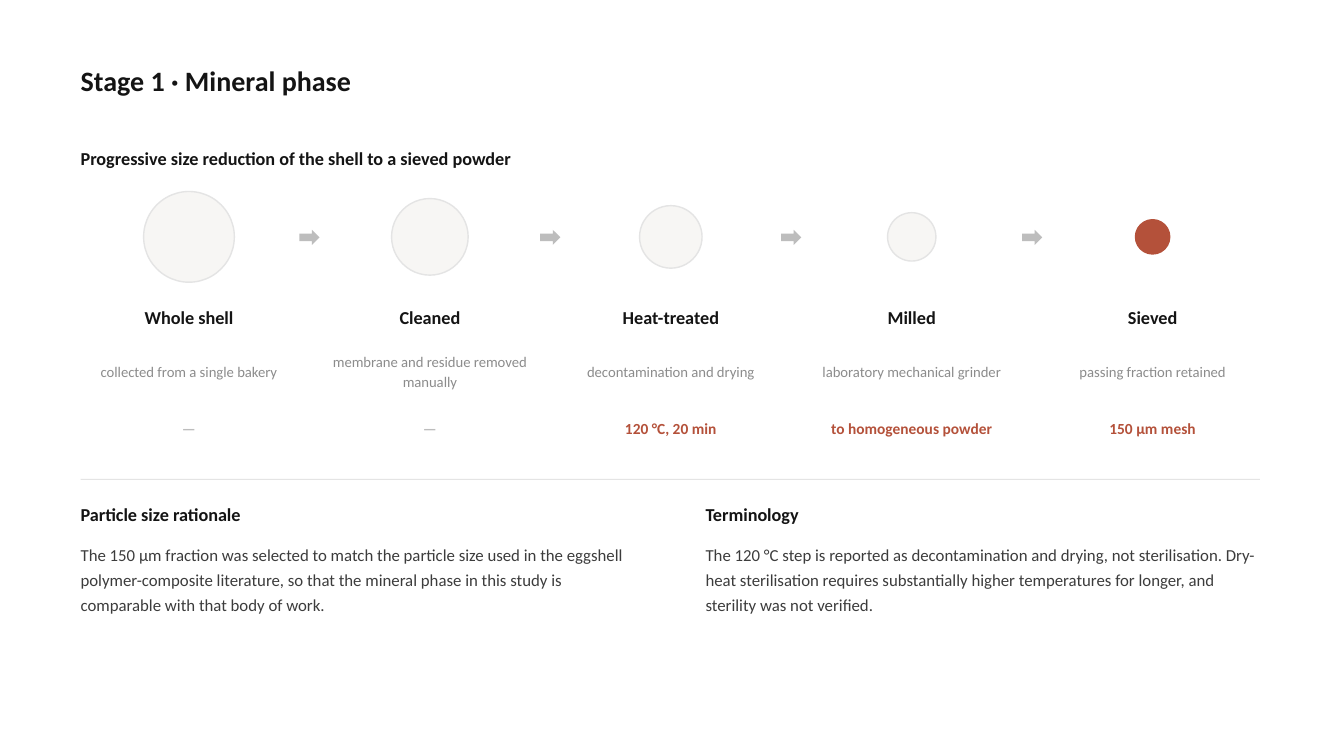
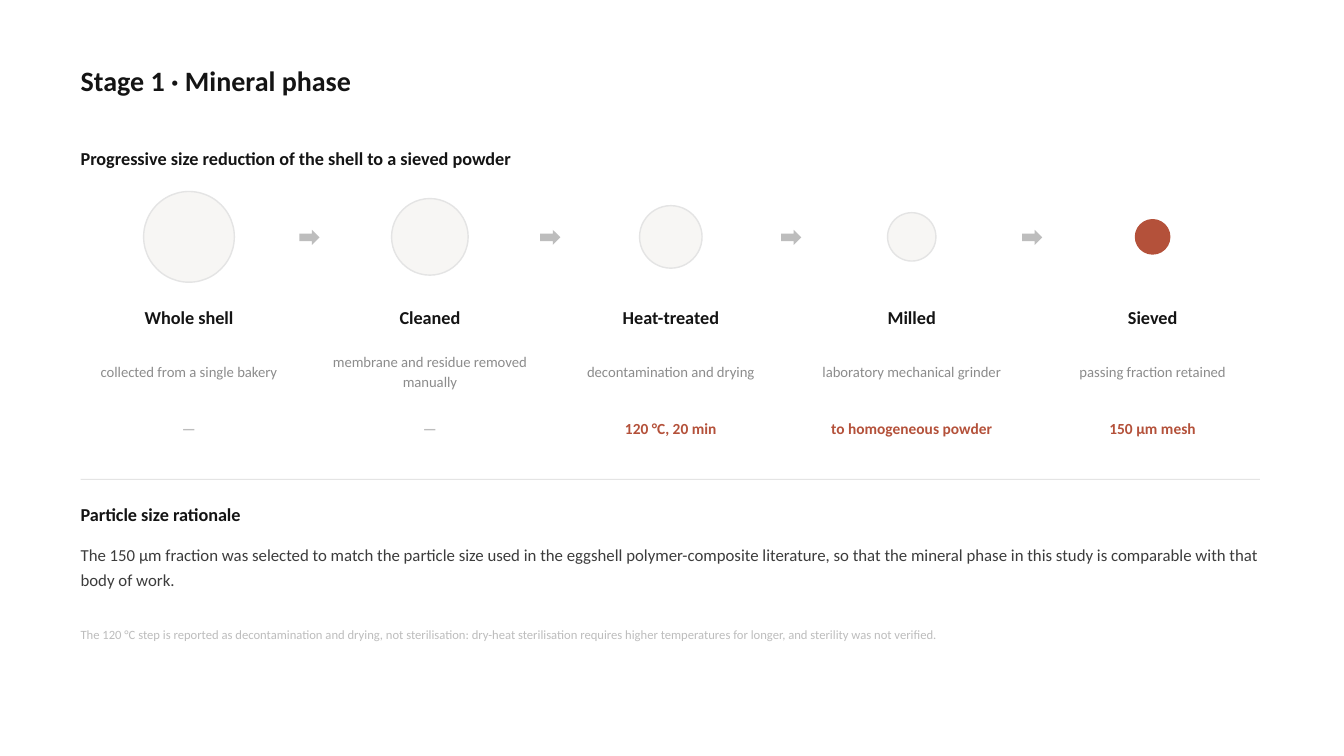
Before and after one commit to bunal91/sanat-ve-mekan, a slide deck: slide 12 of konferans-bildirisi/06-sunum/ICSMMEP26_Presentation_Unal.pptx. Drawn at 1344x756 pixels with LibreOffice and Linux fonts; fonts in the diff are those of the drawing. Boxes give left, top, right and bottom in pixels: in the first picture for what was removed or moved away, otherwise in the second. Text is boxed around its words. In the diff, an @@ line names an element or a change of style, - is before the commit and + after.

```diff
--- a/konferans-bildirisi/06-sunum/ICSMMEP26_Presentation_Unal.pptx
+++ b/konferans-bildirisi/06-sunum/ICSMMEP26_Presentation_Unal.pptx
@@ text removed at box(706, 508, 799, 524) @@
-Terminology
@@ text "The 150 µm fraction was ..." rewrapped from box(81, 549, 623, 614) to box(81, 549, 1257, 589) @@
@@ text at box(81, 630, 936, 641): text changed; size 12 to 9 pt; text colour #3C3C3C to #BDBDBD @@
-The 120 °C step is reported as decontamination and drying, not sterilisation. Dry-heat sterilisation requires substantially higher temperatures for longer, and sterility was not verified.
+The 120 °C step is reported as decontamination and drying, not sterilisation: dry-heat sterilisation requires higher temperatures for longer, and sterility was not verified.
```
Also in this commit, not shown: 12 other slides changed, 1 slide added, 2 slides removed, 6 other files.
